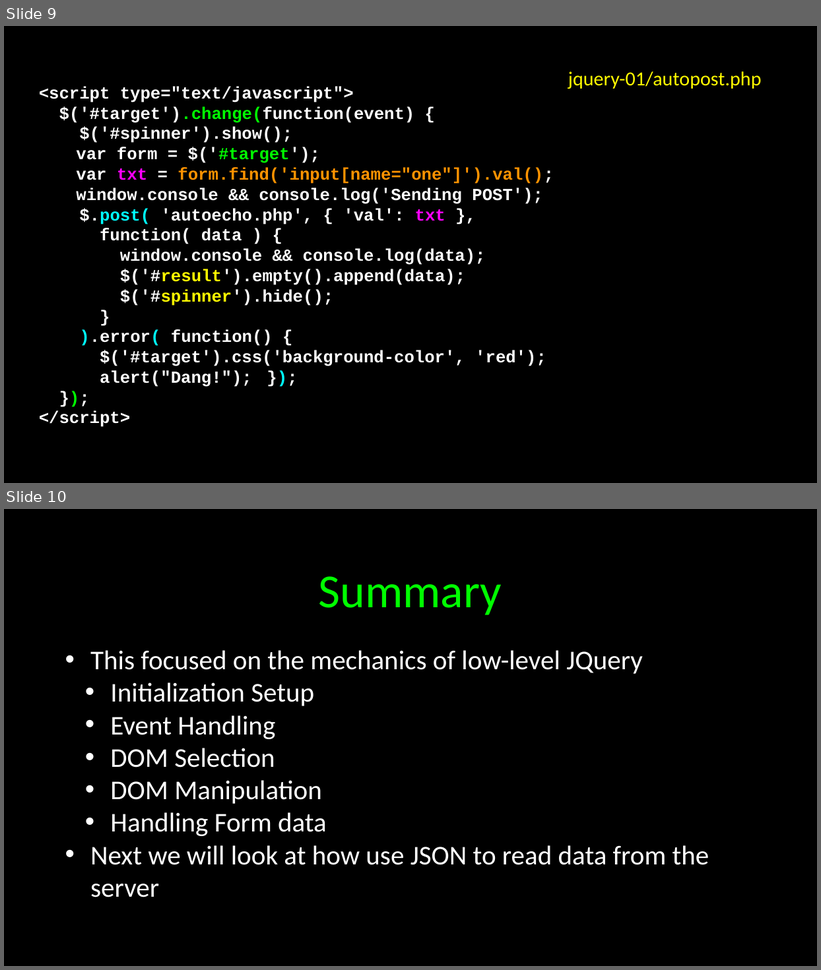
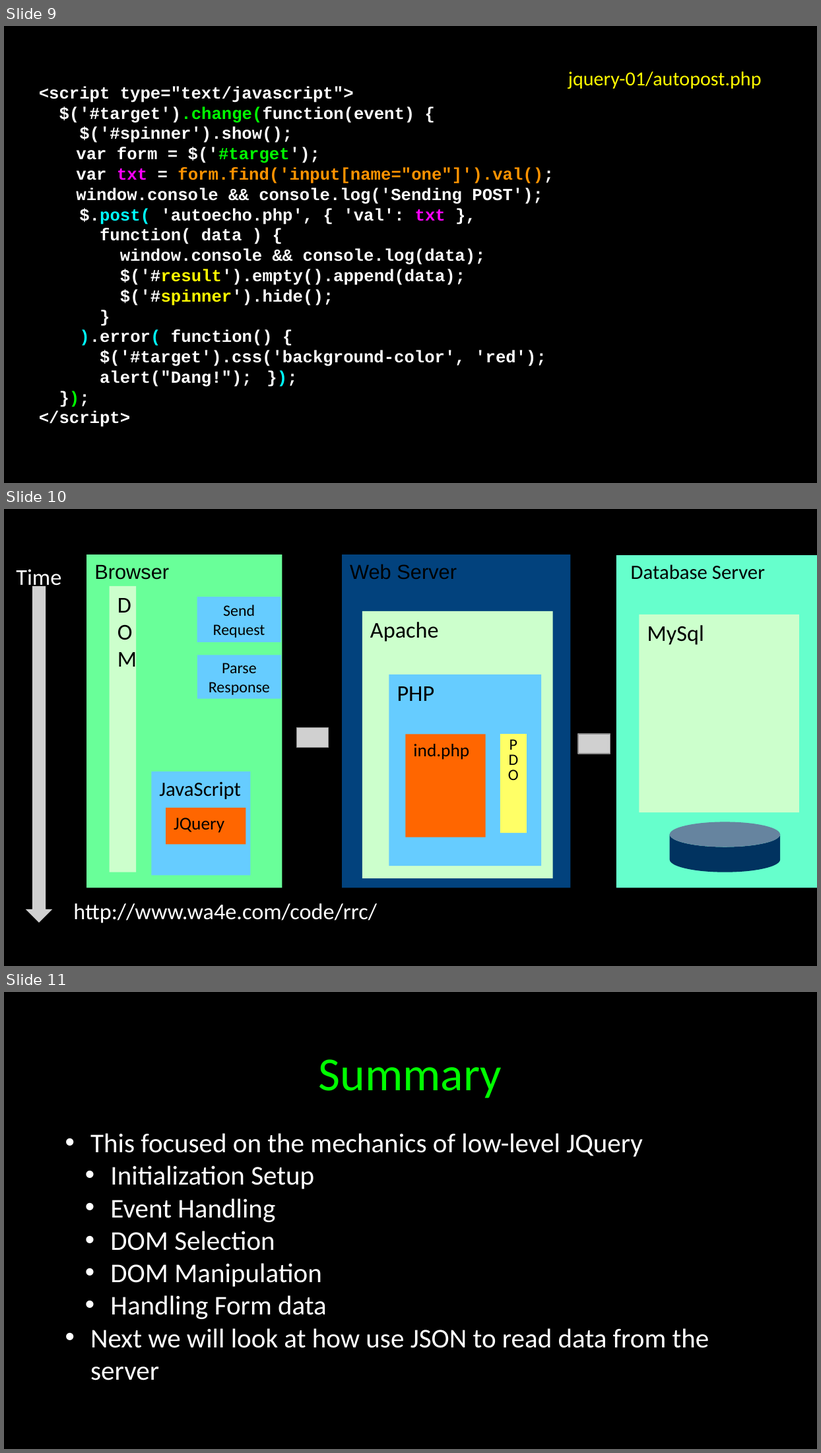
Before and after one commit to csev/wa4e, a slide deck: lectures/JS-03-JQuery.ppt. Shown one above the other, each under a label of ours: slides 9 and 10 before the commit, slides 9, 10 and 11 after it. The pictures are 821x970 and 821x1453 pixels, drawn with LibreOffice and Linux fonts; fonts in the diff are those of the drawing; grey boxes stand for pictures. Boxes give left, top, right and bottom in pixels: in the first picture for what was removed or moved away, otherwise in the second. Text is boxed around its words. In the diff, an @@ line names an element or a change of style, - is before the commit and + after.

```diff
--- a/lectures/JS-03-JQuery.ppt
+++ b/lectures/JS-03-JQuery.ppt
@@ slide 10 added at box(4, 509, 817, 966), background #000000; not listed: 1 template element that a slide beside it also shows @@
@@ rectangle added at box(87, 555, 282, 888), fill #69FF99, 18 pt, text #000000 @@
+Browser
@@ rectangle added at box(343, 555, 571, 888), fill #02427D, 18 pt, text #000000 @@
+Web Server
@@ rectangle added at box(616, 555, 817, 889), fill #66FFCC @@
@@ text added at box(631, 564, 765, 580), 18 pt, text #000000 @@
+Database Server
@@ text added at box(16, 569, 61, 591), 20 pt, text #FFFFFF @@
+Time
@@ picture added at box(26, 586, 53, 923) @@
@@ rectangle added at box(110, 586, 137, 873), fill #CCFFCC, 20 pt, text #000000 @@
+D
+OM
@@ rectangle added at box(197, 597, 281, 642), fill #66CCFF, 14 pt, text #000000 @@
+Send
+Request
@@ rectangle added at box(362, 611, 553, 879), fill #CCFFCC, 20 pt, text #000000 @@
+Apache
@@ rectangle added at box(639, 615, 799, 813), fill #CCFFCC, 20 pt, text #000000 @@
+MySql
@@ rectangle added at box(197, 656, 281, 699), fill #66CCFF, 14 pt, text #000000 @@
+Parse
+Response
@@ rectangle added at box(389, 675, 541, 867), fill #66CCFF, 20 pt, text #000000 @@
+PHP
@@ picture added at box(297, 727, 329, 747) @@
@@ rectangle added at box(406, 734, 485, 838), fill #FF6600, 16 pt, text #000000 @@
+ind.php
@@ rectangle added at box(500, 734, 527, 834), fill #FFFF66, 14 pt, text #000000 @@
+P
+D
+O
@@ picture added at box(578, 734, 610, 754) @@
@@ rectangle added at box(151, 772, 250, 876), fill #66CCFF, 18 pt, text #000000 @@
+JavaScript
@@ rectangle added at box(166, 808, 246, 845), fill #FF6600, 16 pt, text #000000 @@
+JQuery
@@ cylinder added at box(670, 822, 781, 873), fill #013360 @@
@@ text added at box(73, 904, 377, 923), 20 pt, text #FFFFFF @@
+http://www.wa4e.com/code/rrc/
@@ what was slide 10 is now slide 11 @@
```
Also in this commit, not shown: 1 other file.
